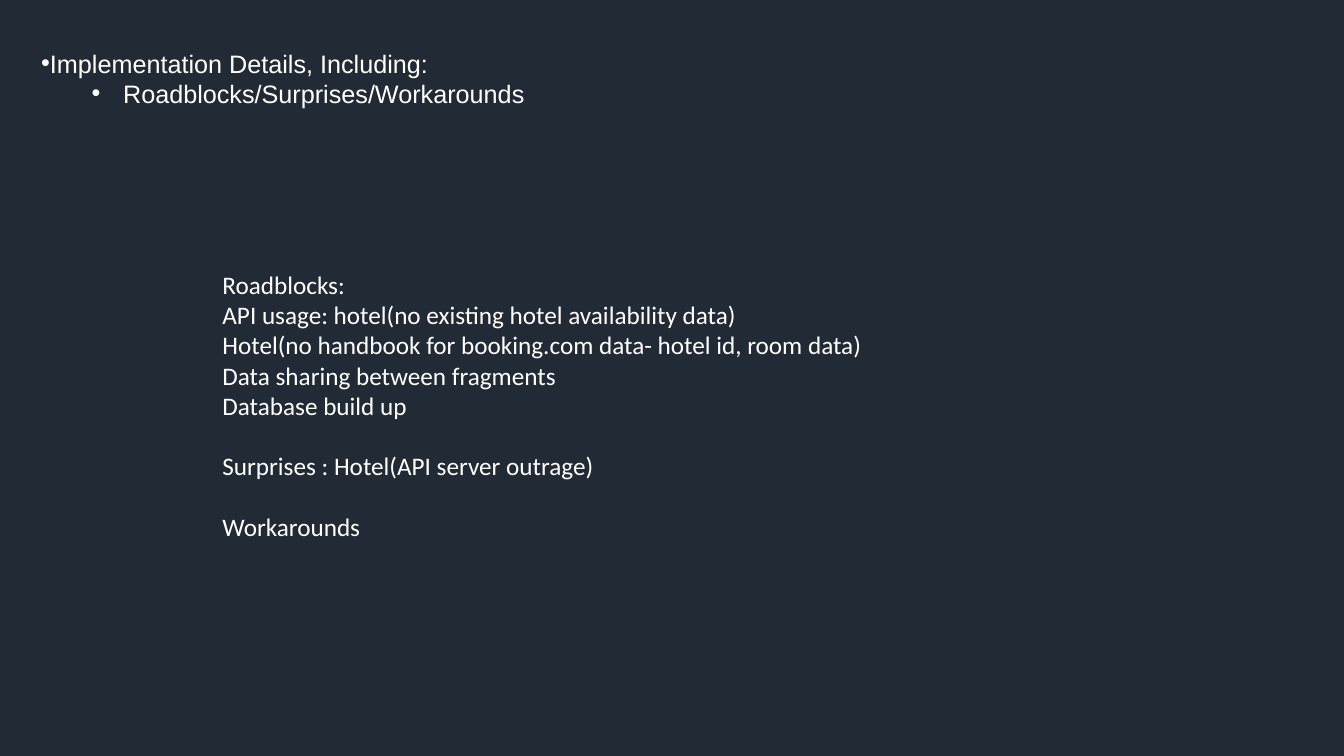
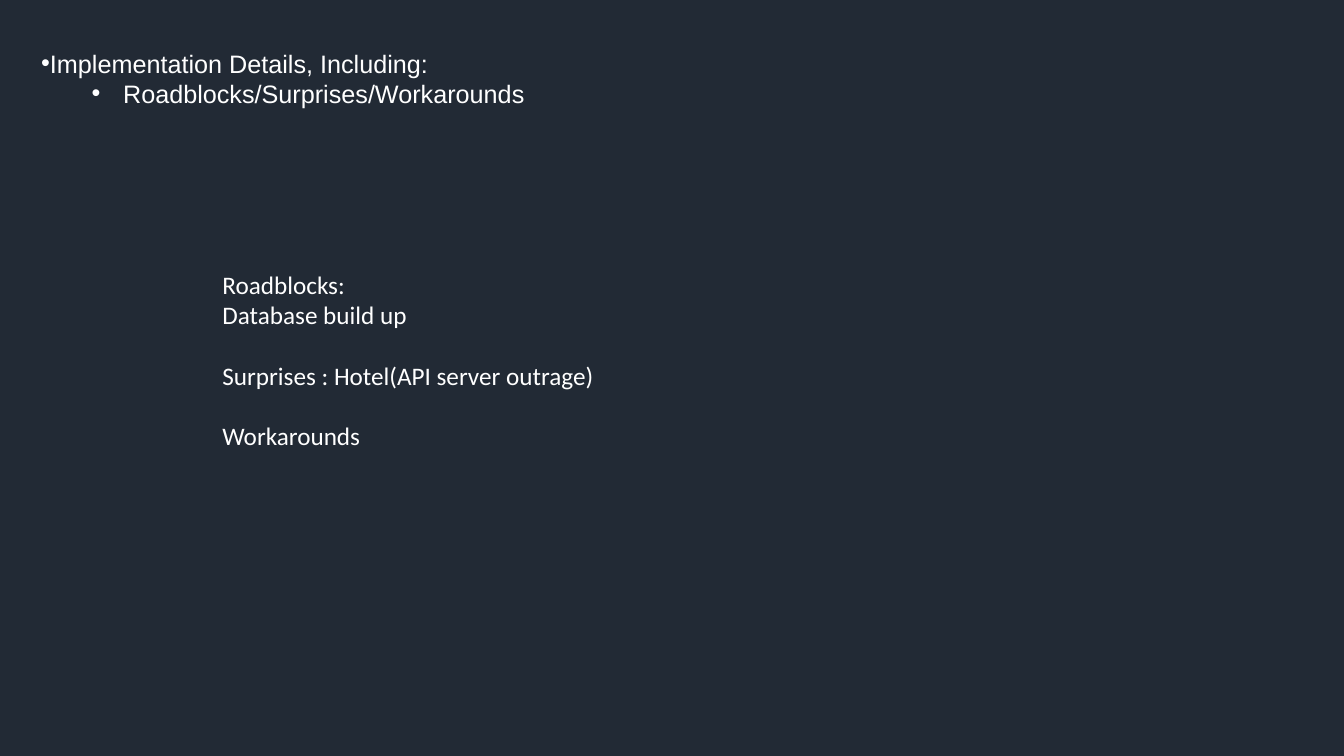
Before and after one commit to csc0007/CS501_GroupWork, a slide deck: slide 7 of Homework9-Final/Final Presentation.pptx (slide 3 before the commit). Drawn at 1344x756 pixels with LibreOffice and Linux fonts; fonts in the diff are those of the drawing. Boxes give left, top, right and bottom in pixels: in the first picture for what was removed or moved away, otherwise in the second. Text is boxed around its words. In the diff, an @@ line names an element or a change of style, - is before the commit and + after.

```diff
--- a/Homework9-Final/Final Presentation.pptx
+++ b/Homework9-Final/Final Presentation.pptx
@@ text at (222, 306, 861, 390): paragraphs removed @@
-API usage: hotel(no existing hotel availability data)
-Hotel(no handbook for booking.com data- hotel id, room data)
-Data sharing between fragments
```
Also in this commit, not shown: 5 slides added, 1 slide removed, 4 other files.
